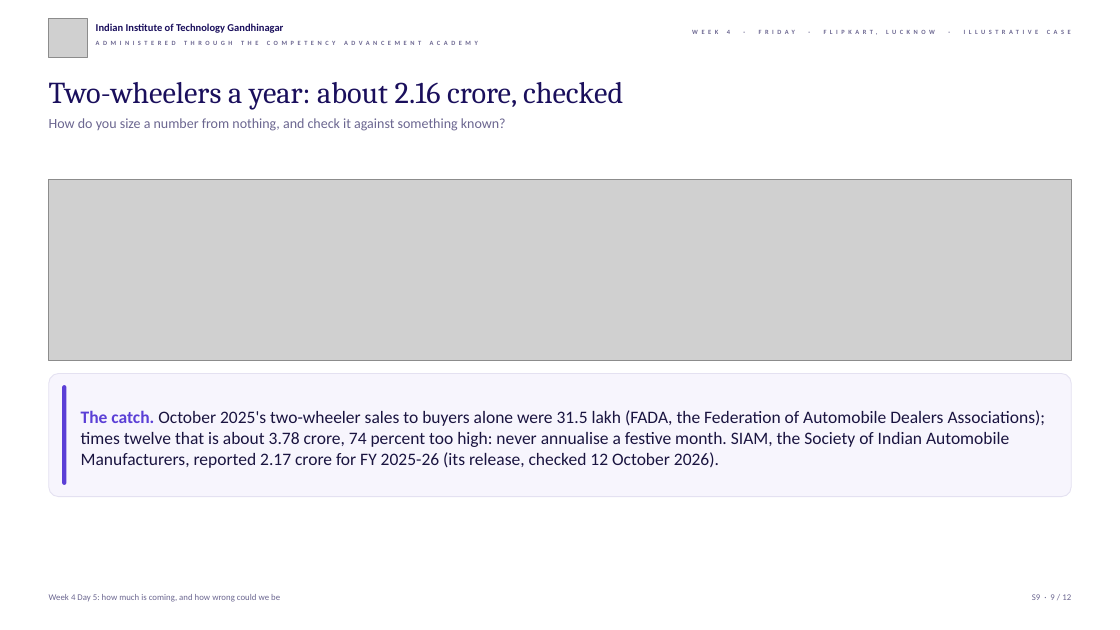
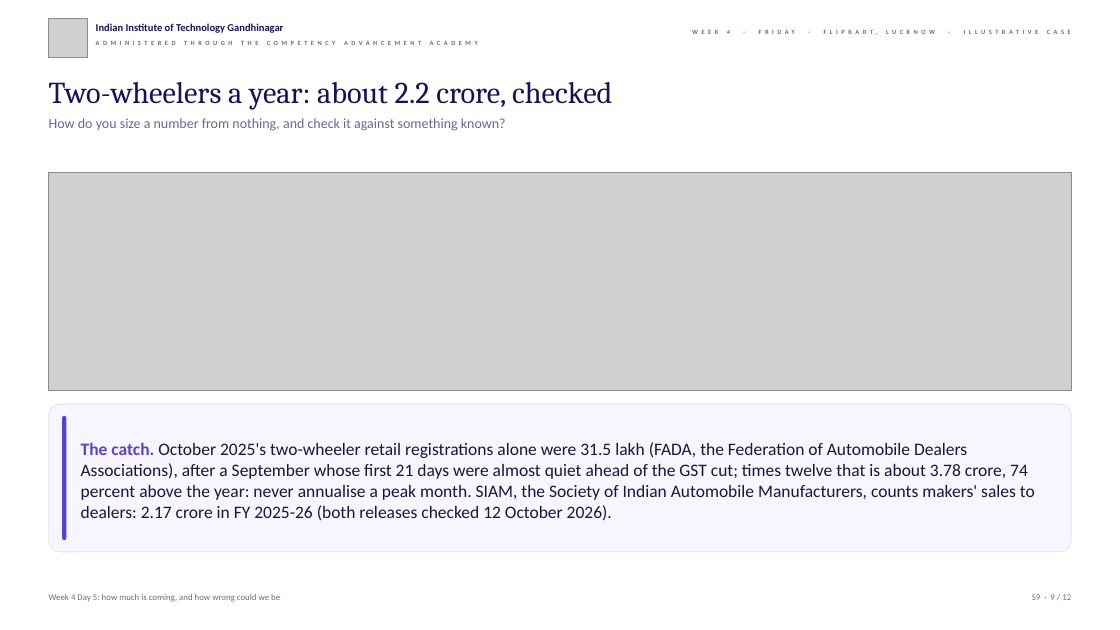
Before and after one commit to fde-academy-lab/c2-content-factory, a slide deck: slide 9 of content/W04/D5/slides/C2_W04_D05_half2_STUDENT.pptx. Drawn at 1120x630 pixels with LibreOffice and Linux fonts; fonts in the diff are those of the drawing; grey boxes stand for pictures; background and template pictures are left out. Boxes give left, top, right and bottom in pixels: in the first picture for what was removed or moved away, otherwise in the second. Text is boxed around its words. In the diff, an @@ line names an element or a change of style, - is before the commit and + after.

```diff
--- a/content/W04/D5/slides/C2_W04_D05_half2_STUDENT.pptx
+++ b/content/W04/D5/slides/C2_W04_D05_half2_STUDENT.pptx
@@ text at bbox=[49, 82, 612, 109]: text changed @@
-Two-wheelers a year: about 2.16 crore, checked
+Two-wheelers a year: about 2.2 crore, checked
@@ picture: place and size @@
-picture at bbox=[49, 180, 1071, 360]
+picture at bbox=[49, 172, 1071, 391]
@@ rounded rectangle: place and size @@
-rounded rectangle at bbox=[49, 374, 1071, 497]
+rounded rectangle at bbox=[49, 404, 1071, 552]
@@ rounded rectangle: place and size @@
-rounded rectangle at bbox=[62, 386, 66, 486]
+rounded rectangle at bbox=[62, 416, 66, 540]
@@ text at bbox=[81, 442, 1035, 521]: text changed @@
-The catch. October 2025's two-wheeler sales to buyers alone were 31.5 lakh (FADA, the Federation of Automobile Dealers Associations); times twelve that is about 3.78 crore, 74 percent too high: never annualise a festive month. SIAM, the Society of Indian Automobile Manufacturers, reported 2.17 crore for FY 2025-26 (its release, checked 12 October 2026).
+The catch. October 2025's two-wheeler retail registrations alone were 31.5 lakh (FADA, the Federation of Automobile Dealers Associations), after a September whose first 21 days were almost quiet ahead of the GST cut; times twelve that is about 3.78 crore, 74 percent above the year: never annualise a peak month. SIAM, the Society of Indian Automobile Manufacturers, counts makers' sales to dealers: 2.17 crore in FY 2025-26 (both releases checked 12 October 2026).
```
Also in this commit, not shown: 8 other slides changed, 8 other files.
